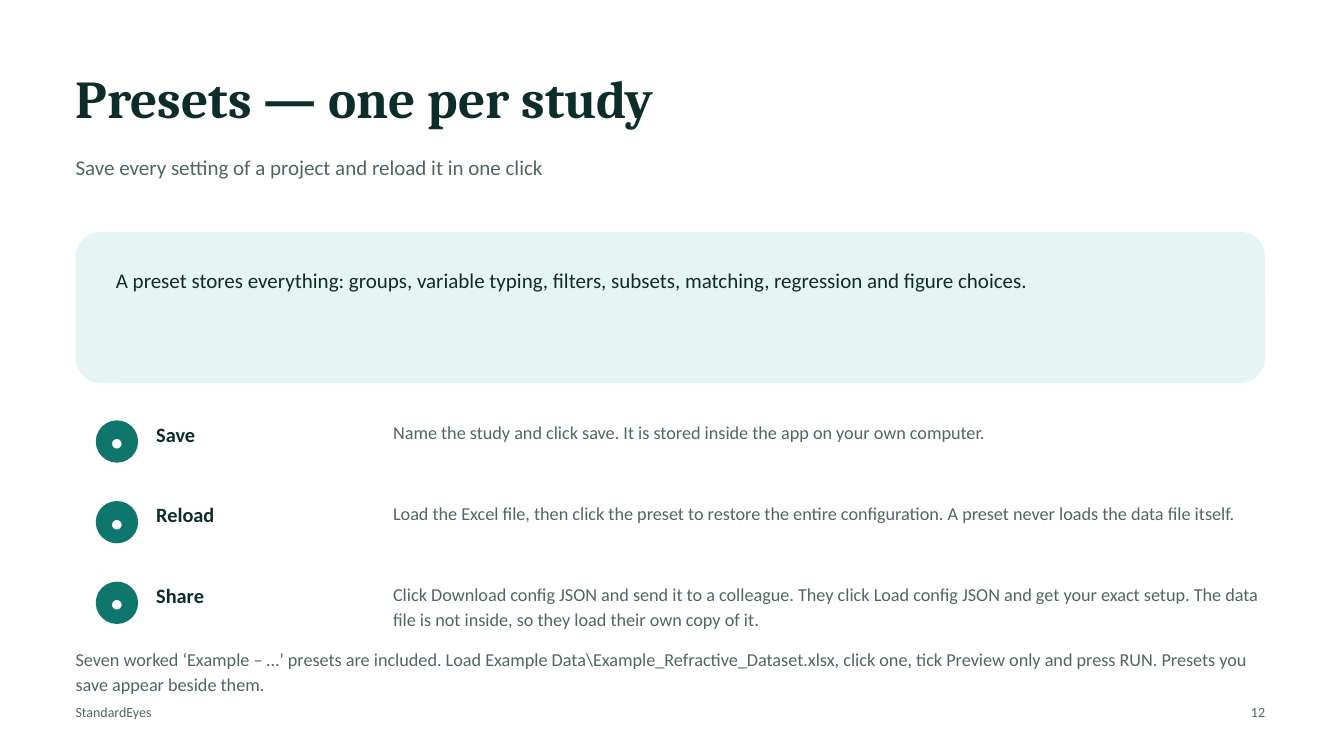
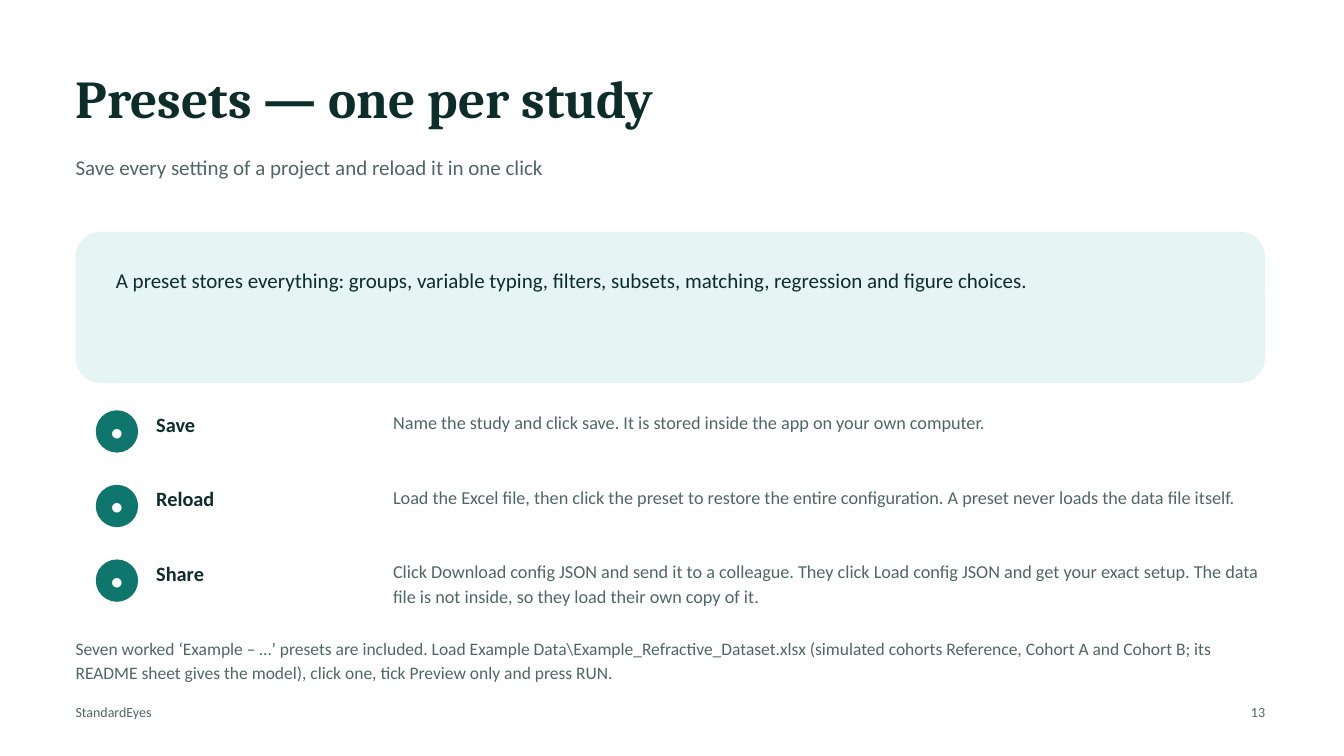
Before and after one commit to StandardEyes/standardeyes.github.io, a slide deck: slide 13 of User Manual - StandardEyes.pptx (slide 12 before the commit). Drawn at 1344x756 pixels with LibreOffice and Linux fonts; fonts in the diff are those of the drawing. Boxes give left, top, right and bottom in pixels: in the first picture for what was removed or moved away, otherwise in the second. Text is boxed around its words. In the diff, an @@ line names an element or a change of style, - is before the commit and + after.

```diff
--- a/User Manual - StandardEyes.pptx
+++ b/User Manual - StandardEyes.pptx
@@ 2 texts, 1 ellipse: place and size @@
-2 texts, 1 ellipse at bbox=[96, 420, 985, 463]
+2 texts, 1 ellipse at bbox=[96, 410, 985, 453]
@@ 2 texts, 1 ellipse: place and size @@
-2 texts, 1 ellipse at bbox=[96, 501, 1234, 543]
+2 texts, 1 ellipse at bbox=[96, 485, 1234, 527]
@@ 2 texts, 1 ellipse: place and size @@
-2 texts, 1 ellipse at bbox=[96, 582, 1258, 629]
+2 texts, 1 ellipse at bbox=[96, 560, 1258, 606]
@@ text at bbox=[76, 642, 1211, 682]: text changed; size 13 to 12.5 pt @@
-Seven worked ‘Example – …’ presets are included. Load Example Data\Example_Refractive_Dataset.xlsx, click one, tick Preview only and press RUN. Presets you save appear beside them.
+Seven worked ‘Example – …’ presets are included. Load Example Data\Example_Refractive_Dataset.xlsx (simulated cohorts Reference, Cohort A and Cohort B; its README sheet gives the model), click one, tick Preview only and press RUN.
@@ text at bbox=[1251, 708, 1265, 717]: text changed @@
-12
+13
```
Also in this commit, not shown: 9 other slides changed, 1 slide added.
